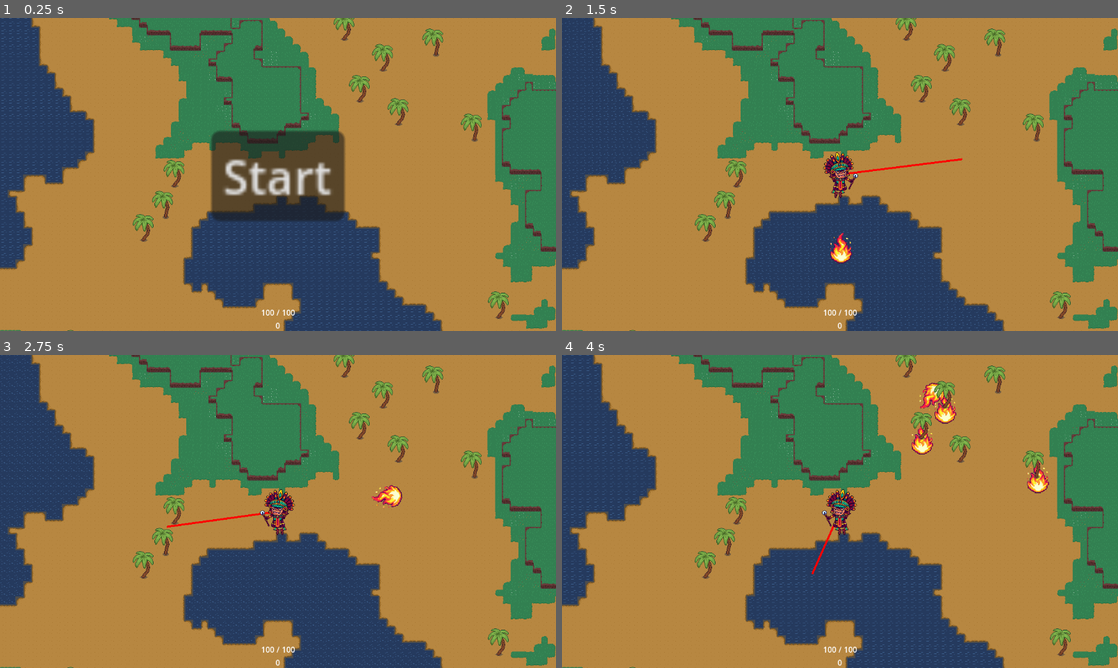
Above: before the commit, frames 1-4 (two rows, left to right).
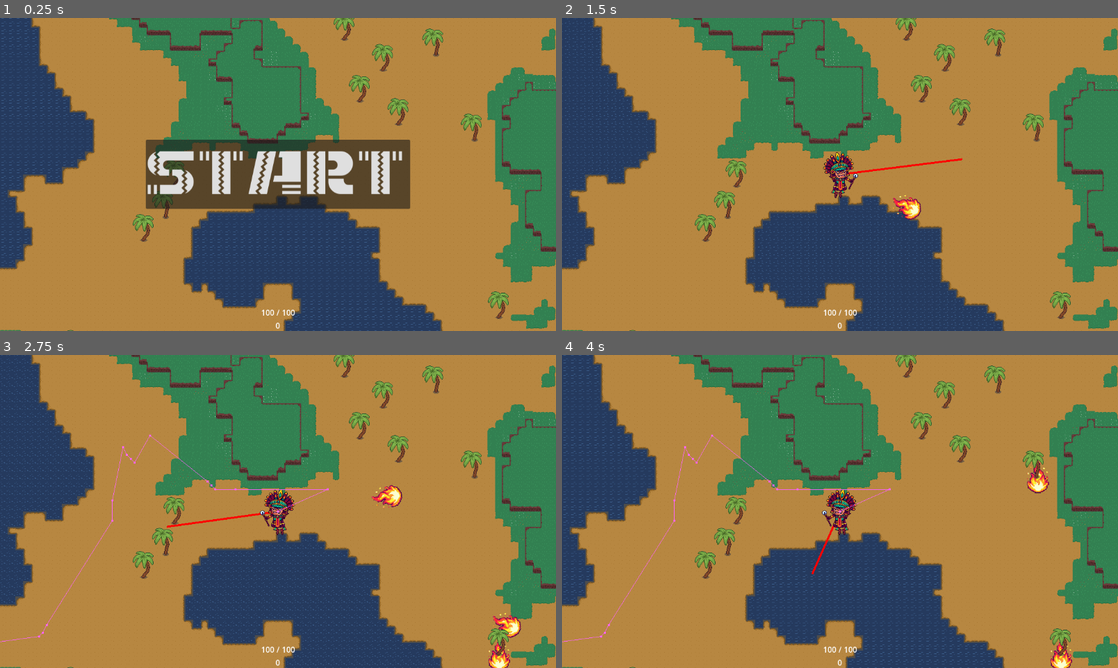
Above: after the commit, the same moments.

Repository: lvnav/survivor-in-two-week
Game: Godot game, scene res://Scenes/Root.tscn
Two runs of this game, one before a commit and one after it. Both use one fixed random seed, a clock stepped at 60 frames per second and the inputs below.
Inputs (mouse positions are in pixels of both pictures, inside the frame that each line leads up to):
- Up to frame 1 (0.25 s): no input
- Up to frame 2 (1.5 s): click "Start" at 0.5 s; tap Enter (ui_accept) at 1.25 s; move the mouse to (962, 158) at 1.27 s; hold Right (ui_right) from 1.28 s (still down); tap Space (dodge) at 1.35 s
- Up to frame 3 (2.75 s): keep holding Right (ui_right); tap Enter (ui_accept) at 1.52, 2.27 s; move the mouse to (166, 527) at 2.02 s; tap 1 (burning_projectile) at 2.1 s; tap Space (dodge) at 2.3 s
- Up to frame 4 (4 s): move the mouse to (895, 442) at 2.77 s; release Right (ui_right) at 2.78 s; hold Left (ui_left) 2.78-3.53 s; tap Space (dodge) at 2.85, 3.8 s; move the mouse to (812, 574) at 3.52 s; hold Right (ui_right) from 3.53 s (still down); tap 2 (wet_projectile) at 3.6 s; tap Enter (ui_accept) at 3.77 s

The runs differ from the first frame. In frame 1, 9.3% of the frame differs, in the area x 26-74%, y 36-65%; in frame 2, 0.5%; in frame 3, 0.7%; in frame 4, 1.1%.

Commit message:
Add fonts, skeleton, bolts-walls collisions make tree burnable, fix restart non clickable, fix unnecessary timer refresh when bolt hit palm or tree

Diff:
--- a/Scenes/Bolt/bolt.gd
+++ b/Scenes/Bolt/bolt.gd
@@ -30,3 +30,5 @@
 
 func _on_body_shape_entered(body_rid: RID, body: Node2D, _body_shape_index: int, _local_shape_index: int) -> void:
 	EnvironmentalStateResolver.resolve(body, body_rid, self.environmental_state)
+	if body.is_in_group("wall"):
+		queue_free()
--- a/Scenes/EnvironmentalState/environmental_state.gd
+++ b/Scenes/EnvironmentalState/environmental_state.gd
@@ -32,7 +32,8 @@
 	elemental_states[key] = new_value
 	elemental_states_change.emit(key, new_value)
 
-	actual_state_timer.start()
+	if actual_state_timer.is_stopped():
+		actual_state_timer.start()
 
 
 func is_altered() -> bool:
--- a/Scenes/GameOverMenu/GameOverMenu.tscn
+++ b/Scenes/GameOverMenu/GameOverMenu.tscn
@@ -1,8 +1,9 @@
-[gd_scene load_steps=2 format=3 uid="uid://b04o5h6jfwr0"]
+[gd_scene load_steps=3 format=3 uid="uid://b04o5h6jfwr0"]
 
 [ext_resource type="Script" path="res://Scenes/GameOverMenu/game_over_menu.gd" id="1_hc2y6"]
+[ext_resource type="FontFile" uid="uid://dp2qdm7caxkt0" path="res://Assets/Fonts/Pricedown Bl.otf" id="2_fdpgf"]
 
-[node name="GameOverMenu" type="BoxContainer"]
+[node name="GameOverMenu" type="HFlowContainer"]
 anchors_preset = 8
 anchor_left = 0.5
 anchor_top = 0.5
@@ -10,22 +11,24 @@
 anchor_bottom = 0.5
 offset_left = -33.5
 offset_top = -29.0
-offset_right = 33.5
-offset_bottom = 29.0
+offset_right = 239.5
+offset_bottom = 87.0
 grow_horizontal = 2
 grow_vertical = 2
+alignment = 1
 script = ExtResource("1_hc2y6")
 
-[node name="HFlowContainer" type="HFlowContainer" parent="."]
+[node name="GameOverLabel" type="Label" parent="."]
 layout_mode = 2
-
-[node name="GameOverLabel" type="Label" parent="HFlowContainer"]
-layout_mode = 2
+theme_override_fonts/font = ExtResource("2_fdpgf")
+theme_override_font_sizes/font_size = 70
 text = "Roasted."
 
-[node name="RestartButton" type="Button" parent="HFlowContainer"]
+[node name="RestartButton" type="Button" parent="."]
 process_mode = 3
 layout_mode = 2
+theme_override_fonts/font = ExtResource("2_fdpgf")
+theme_override_font_sizes/font_size = 30
 text = "Restart"
 
-[connection signal="pressed" from="HFlowContainer/RestartButton" to="." method="_on_restart_button_pressed"]
+[connection signal="pressed" from="RestartButton" to="." method="_on_restart_button_pressed"]
--- a/Scenes/Hud/Hud.tscn
+++ b/Scenes/Hud/Hud.tscn
@@ -1,11 +1,15 @@
-[gd_scene load_steps=2 format=3 uid="uid://bjrx1run31mnd"]
+[gd_scene load_steps=4 format=3 uid="uid://bjrx1run31mnd"]
 
 [ext_resource type="Script" path="res://Scenes/Hud/hud.gd" id="1_x335j"]
+[ext_resource type="Theme" uid="uid://drvvqme4pl30h" path="res://theme.tres" id="2_gfemp"]
+
+[sub_resource type="Theme" id="Theme_wjgs8"]
 
 [node name="HUD" type="CanvasLayer"]
 script = ExtResource("1_x335j")
 
 [node name="LevelUpMenu" type="HBoxContainer" parent="."]
+theme = ExtResource("2_gfemp")
 
 [node name="Button" type="Button" parent="LevelUpMenu"]
 visible = false
@@ -17,6 +21,7 @@
 anchors_preset = 0
 offset_right = 40.0
 offset_bottom = 40.0
+theme = ExtResource("2_gfemp")
 
 [node name="Name" type="Label" parent="LevelUpCard"]
 layout_mode = 0
@@ -40,6 +45,7 @@
 grow_horizontal = 2
 grow_vertical = 0
 pivot_offset = Vector2(35, 25)
+theme = SubResource("Theme_wjgs8")
 alignment = 1
 
 [node name="LifeIndicator" type="HBoxContainer" parent="VBoxContainer"]
--- a/Scenes/Level/Level.tscn
+++ b/Scenes/Level/Level.tscn
@@ -9,10 +9,14 @@
 mob = ExtResource("2_w1lrs")
 
 [node name="MobSpawnTimer" type="Timer" parent="."]
-wait_time = 4.0
+wait_time = 2.0
 autostart = true
 
 [node name="UpHandler" type="Node" parent="."]
 script = ExtResource("3_pod3h")
 
+[node name="DifficultyTimer" type="Timer" parent="."]
+wait_time = 300.0
+autostart = true
+
 [connection signal="timeout" from="MobSpawnTimer" to="." method="_on_mob_spawn_timeout"]
--- a/Scenes/Level/level.gd
+++ b/Scenes/Level/level.gd
@@ -6,6 +6,7 @@
 @onready var player: Player = $ProcGenWorld2/Player
 @onready var proc_gen_world_2: ProcGenWorld = $ProcGenWorld2
 @onready var mob_spawn_timer: Timer = $MobSpawnTimer
+@onready var difficulty_timer: Timer = $DifficultyTimer
 
 @export var mob : PackedScene
 
@@ -23,8 +24,9 @@
 		level_up.emit([up_handler.OPTIONS.pick_random(),up_handler.OPTIONS.pick_random(),up_handler.OPTIONS.pick_random()])
 
 func _on_mob_spawn_timeout() -> void:
-	_init_mob()
-	mob_spawn_timer.wait_time = mob_spawn_timer.wait_time * .95
+	for new_mobs: int in max(1, int(ease((difficulty_timer.wait_time - difficulty_timer.time_left) / difficulty_timer.wait_time, 1.6) * 10)):
+		_init_mob()
+	mob_spawn_timer.wait_time = mob_spawn_timer.wait_time
 
 func _init_mob() -> void:
 	if root.game_state != root.GAME_STATE_PLAY:
--- a/Scenes/Level/tileset.tres
+++ b/Scenes/Level/tileset.tres
@@ -2012,6 +2012,7 @@
 15:6/size_in_atlas = Vector2i(3, 4)
 15:6/0 = 0
 15:6/0/texture_origin = Vector2i(0, 26)
+15:6/0/physics_layer_1/polygon_0/points = PackedVector2Array(-21.3816, -51.6721, 22.2725, -52.563, 8, 8, -8, 8)
 
 [resource]
 physics_layer_0/collision_layer = 3
--- a/Scenes/Mob/Mob.tscn
+++ b/Scenes/Mob/Mob.tscn
@@ -43,6 +43,7 @@
 [node name="Mob" type="CharacterBody2D" groups=["enemy"]]
 visibility_layer = 2
 collision_layer = 11
+platform_floor_layers = 4294967284
 safe_margin = 30.0
 script = ExtResource("1_batpi")
 
@@ -81,6 +82,10 @@
 [node name="CollisionShape2D" type="CollisionShape2D" parent="."]
 shape = SubResource("CapsuleShape2D_xog2x")
 
+[node name="DotTimer" type="Timer" parent="."]
+autostart = true
+
 [connection signal="velocity_computed" from="NavigationAgent2D" to="." method="_on_navigation_agent_2d_velocity_computed"]
 [connection signal="area_entered" from="HitBox" to="." method="_on_hit_box_area_entered"]
 [connection signal="body_shape_entered" from="HitBox" to="." method="_on_hit_box_body_shape_entered"]
+[connection signal="timeout" from="DotTimer" to="." method="_on_dot_timer_timeout"]
--- a/Scenes/Mob/mob.gd
+++ b/Scenes/Mob/mob.gd
@@ -34,8 +34,7 @@
 		navigation_agent_2d.target_position = target.position
 		direction = navigation_agent_2d.get_next_path_position()
 		var new_velocity: Vector2 = global_position.direction_to(direction)
-		_on_navigation_agent_2d_velocity_computed(new_velocity)
-		move_and_slide()
+		move_and_collide(new_velocity)
 
 func _on_screen_exited() -> void:
 	queue_free()
@@ -43,11 +42,9 @@
 func _on_player_position_change(new_position: Vector2i) -> void:
 	player_position = new_position
 
-func _on_navigation_agent_2d_velocity_computed(safe_velocity: Vector2) -> void:
-	velocity = safe_velocity * DEFAULT_SPEED
-
 func _on_hit_box_body_shape_entered(body_rid: RID, body: Node2D, _body_shape_index: int, _local_shape_index: int) -> void:
 	EnvironmentalStateResolver.resolve(body, body_rid, self.environmental_state)
+
 
 func _on_hit_box_area_entered(area: Area2D) -> void:
 	if area.is_in_group("player_dmg_projectile"):
@@ -57,3 +54,7 @@
 	if life <= 0:
 		die.emit()
 		queue_free()
+
+func _on_dot_timer_timeout() -> void:
+	if environmental_state.elemental_states["burning"]:
+		life -= 5
--- a/Scenes/Player/player.gd
+++ b/Scenes/Player/player.gd
@@ -3,7 +3,7 @@
 var BoltPacked: PackedScene = preload("res://Scenes/Bolt/Bolt.tscn")
 
 const DEFAULT_TOTAL_LIFE: int = 100
-const BASE_SPEED: float = 500.0
+const BASE_SPEED: float = 200.0
 
 @export var bolt: PackedScene
 @export var bolts: Array[Bolt]
@@ -22,9 +22,10 @@
 @onready var label: Label = $Label
 @onready var environmental_state: EnvironmentalState = $EnvironmentalState
 @onready var environmental_state_sprite: EnvironmentalStateSprite = $EnvironmentalStateSprite
-@onready var sprite_2d: Sprite2D = $Sprite2D
 @onready var animation_player: AnimationPlayer = $AnimationPlayer
 @onready var skeleton_container: Node2D = $SkeletonContainer
+@onready var camera_shake_timer: Timer = $CameraShakeTimer
+@onready var self_heal_timer: Timer = $SelfHealTimer
 
 var local_game_state: String
 var player_state: String
@@ -55,6 +56,12 @@
 	set_total_life(DEFAULT_TOTAL_LIFE)
 	set_remaining_life(DEFAULT_TOTAL_LIFE)
 	environmental_state_sprite.environmental_state = environmental_state
+
+func _process(_delta: float) -> void:
+	if environmental_state.elemental_states["wet"] and self_heal_timer.is_stopped():
+		self_heal_timer.start()
+	if environmental_state.elemental_states["burning"]:
+		self_heal_timer.stop()
 
 func _physics_process(_delta: float) -> void:
 	if local_game_state != "play":
@@ -90,7 +97,8 @@
 		dodge_timer.start()
 		dodge_move_speed_boost = BASE_SPEED
 
-	velocity = direction * (dodge_move_speed_boost + BASE_SPEED + (BASE_SPEED * move_speed_modifier / 100))
+	velocity = mob_applied_movement + direction * (dodge_move_speed_boost + BASE_SPEED + (BASE_SPEED * move_speed_modifier / 100))
+	mob_applied_movement = Vector2(0,0)
 	move_and_slide()
 
 func _aim() -> void:
@@ -116,7 +124,7 @@
 	total_life_change.emit(total_life)
 
 func set_remaining_life(new_remaining_life: int) -> void:
-	remaining_life = new_remaining_life
+	remaining_life = min(new_remaining_life, total_life)
 	remaining_life_change.emit(remaining_life)
 	if (remaining_life <= 0):
 		has_no_hp.emit()
@@ -140,7 +148,7 @@
 
 func leech(local_bolt: Bolt, mob: Mob) -> void:
 	var damage: float = min(local_bolt.damage, mob.life)
-	remaining_life = min(remaining_life + (damage * leech_modifier / 100), total_life)
+	remaining_life = int(remaining_life + (damage * leech_modifier / 100))
 
 func _on_dodge_timer_timeout() -> void:
 	dodge_move_speed_boost = -50
@@ -151,10 +159,20 @@
 	dodge_move_speed_boost = 0
 	release_dodge_timer.stop()
 
+var mob_applied_movement: Vector2
 func _on_hit_box_area_entered(area: Area2D) -> void:
 	if area.is_in_group("enemy"):
 		var mob: Mob = area.get_parent()
+		mob_applied_movement += mob.velocity * 2
 		set_remaining_life(remaining_life - mob.damage)
 
 func _on_hit_box_body_shape_entered(body_rid: RID, body: Node2D, _body_shape_index: int, _local_shape_index: int) -> void:
 	EnvironmentalStateResolver.resolve(body, body_rid, self.environmental_state)
+
+func _on_dot_timer_timeout() -> void:
+	if environmental_state.elemental_states["burning"]:
+		set_remaining_life(remaining_life - 5)
+
+func _on_self_heal_timer_timeout() -> void:
+	print("cc")
+	set_remaining_life(remaining_life + 2)
--- a/Scenes/Player/player.tscn
+++ b/Scenes/Player/player.tscn
@@ -12,18 +12,15 @@
 [ext_resource type="Script" path="res://Scenes/EnvironmentalStateSprite/environmental_state_sprite.gd" id="12_6lm4a"]
 [ext_resource type="Texture2D" uid="uid://chx5xapybtv7o" path="res://Assets/Player/character_right_arm.png" id="12_deoxw"]
 [ext_resource type="Texture2D" uid="uid://bcudtvcwjgxij" path="res://Assets/Player/character_left_leg.png" id="13_8fvsu"]
-[ext_resource type="Texture2D" uid="uid://b0b3nxcj4y4y7" path="res://Assets/character.png" id="13_qlxdv"]
 [ext_resource type="Texture2D" uid="uid://b1afs07krc8q7" path="res://Assets/Player/character_right_leg.png" id="14_hj442"]
 [ext_resource type="Texture2D" uid="uid://dhhi14rmj0usl" path="res://Assets/Player/character_head.png" id="15_pseto"]
 [ext_resource type="Texture2D" uid="uid://dj5b7aa0pioqp" path="res://Assets/Player/character_hat.png" id="16_e7xtx"]
 
-[sub_resource type="CapsuleShape2D" id="CapsuleShape2D_1m36f"]
-radius = 15.3108
-height = 30.6217
-
-[sub_resource type="CapsuleShape2D" id="CapsuleShape2D_mlcig"]
-radius = 42.0141
-height = 123.99
+[sub_resource type="CircleShape2D" id="CircleShape2D_cyhwa"]
+radius = 72.0
+
+[sub_resource type="CircleShape2D" id="CircleShape2D_2d2rs"]
+radius = 72.0
 
 [sub_resource type="SkeletonModificationStack2D" id="SkeletonModificationStack2D_5wuh8"]
 
@@ -570,10 +567,10 @@
 }
 
 [node name="Player" type="CharacterBody2D" groups=["player"]]
-z_index = 1
 y_sort_enabled = true
 scale = Vector2(0.2, 0.2)
 collision_layer = 11
+platform_floor_layers = 4294967284
 script = ExtResource("1_cslsb")
 bolt = ExtResource("2_1cu1m")
 
@@ -601,28 +598,27 @@
 limit_right = 1580
 limit_bottom = 1600
 limit_smoothed = true
+position_smoothing_enabled = true
 
 [node name="CharacterBodyCollisionShape" type="CollisionShape2D" parent="."]
-visible = false
 y_sort_enabled = true
-position = Vector2(0, -3.8147e-06)
-scale = Vector2(-7.453, 12.7361)
-shape = SubResource("CapsuleShape2D_1m36f")
+shape = SubResource("CircleShape2D_cyhwa")
 
 [node name="HitBox" type="Area2D" parent="."]
-visible = false
 scale = Vector2(3.0942, 3.06476)
 collision_layer = 11
 collision_mask = 15
 
 [node name="HitBoxCollisionShape" type="CollisionShape2D" parent="HitBox"]
-shape = SubResource("CapsuleShape2D_mlcig")
+shape = SubResource("CircleShape2D_2d2rs")
 
 [node name="StateIndicator" type="HBoxContainer" parent="."]
+visible = false
 offset_right = 40.0
 offset_bottom = 40.0
 
 [node name="Label" type="Label" parent="."]
+visible = false
 offset_left = 35.0
 offset_top = -90.0
 offset_right = 75.0
@@ -635,60 +631,55 @@
 script = ExtResource("12_6lm4a")
 custom_scale = Vector2(1.7, 1.7)
 
-[node name="Sprite2D" type="Sprite2D" parent="."]
-visible = false
-scale = Vector2(0.703125, 0.742188)
-texture = ExtResource("13_qlxdv")
-
 [node name="SkeletonContainer" type="Node2D" parent="."]
 
 [node name="Parts" type="Node2D" parent="SkeletonContainer"]
 
 [node name="CharacterTorso" type="Sprite2D" parent="SkeletonContainer/Parts"]
-position = Vector2(0, 9.53674e-06)
+position = Vector2(0, 75)
 scale = Vector2(1, 1)
 texture = ExtResource("9_1wpl4")
 
 [node name="CharacterLeftArm" type="Sprite2D" parent="SkeletonContainer/Parts/CharacterTorso"]
-position = Vector2(-13.2618, 1.3204)
-rotation = -0.159513
-scale = Vector2(0.999956, 0.999956)
+position = Vector2(278.193, 111.801)
+rotation = 2.36525
+scale = Vector2(0.999955, 0.999955)
 texture = ExtResource("10_70yf6")
 
 [node name="CharacterWand" type="Sprite2D" parent="SkeletonContainer/Parts/CharacterTorso/CharacterLeftArm"]
-position = Vector2(20.5388, -8.84192)
-rotation = 0.0936386
-scale = Vector2(0.999991, 0.999991)
+position = Vector2(-113.293, 82.4961)
+rotation = -1.61076
+scale = Vector2(0.999985, 0.999985)
 texture = ExtResource("11_dueqx")
 
 [node name="CharacterRightArm" type="Sprite2D" parent="SkeletonContainer/Parts/CharacterTorso"]
-position = Vector2(16.447, 34.1992)
-rotation = 0.469418
-scale = Vector2(0.999871, 0.999871)
+position = Vector2(-196.752, 47.4279)
+rotation = -1.791
+scale = Vector2(0.99987, 0.99987)
 texture = ExtResource("12_deoxw")
 
 [node name="CharacterLeftLeg" type="Sprite2D" parent="SkeletonContainer/Parts/CharacterTorso"]
-position = Vector2(-36.7655, 2.1634)
-rotation = -0.0592028
+position = Vector2(255.737, 70.2452)
+rotation = 1.41134
 scale = Vector2(0.999922, 0.999922)
 texture = ExtResource("13_8fvsu")
 
 [node name="CharacterRightLeg" type="Sprite2D" parent="SkeletonContainer/Parts/CharacterTorso"]
-position = Vector2(9.83523, 1.57472)
-rotation = 0.0693864
-scale = Vector2(0.999903, 0.999903)
+position = Vector2(132.796, 177.143)
+rotation = 1.42552
+scale = Vector2(0.999901, 0.999901)
 texture = ExtResource("14_hj442")
 
 [node name="CharacterHead" type="Sprite2D" parent="SkeletonContainer/Parts"]
-position = Vector2(4.46824, -0.338323)
-rotation = -0.149516
+position = Vector2(-245.035, 146.373)
+rotation = -1.525
 scale = Vector2(0.999878, 0.999878)
 texture = ExtResource("15_pseto")
 
 [node name="CharacterHat" type="Sprite2D" parent="SkeletonContainer/Parts/CharacterHead"]
-position = Vector2(0.000320911, -0.00646487)
-rotation = -0.0137386
-scale = Vector2(0.999932, 0.999932)
+position = Vector2(43.5924, -149.161)
+rotation = -1.09221
+scale = Vector2(0.999931, 0.999931)
 texture = ExtResource("16_e7xtx")
 
 [node name="Skeleton2D" type="Skeleton2D" parent="SkeletonContainer"]
@@ -717,7 +708,7 @@
 z_index = 1
 position = Vector2(5, -65)
 rotation = -0.00154221
-scale = Vector2(0.999932, 0.999932)
+scale = Vector2(0.999931, 0.999931)
 rest = Transform2D(0.999999, -0.00154221, 0.00154221, 0.999999, 5, -65)
 auto_calculate_length_and_angle = false
 length = 16.0
@@ -731,7 +722,7 @@
 [node name="RightArm" type="Bone2D" parent="SkeletonContainer/Skeleton2D/Body"]
 position = Vector2(-50, -20)
 rotation = 1.65423
-scale = Vector2(0.999871, 0.999871)
+scale = Vector2(0.99987, 0.99987)
 rest = Transform2D(0.984719, 0.174153, -0.174153, 0.984719, -50, -55)
 auto_calculate_length_and_angle = false
 length = 16.0
@@ -745,7 +736,7 @@
 [node name="LeftArm" type="Bone2D" parent="SkeletonContainer/Skeleton2D/Body"]
 position = Vector2(50, -60)
 rotation = 0.490009
-scale = Vector2(0.999956, 0.999956)
+scale = Vector2(0.999955, 0.999955)
 rest = Transform2D(0.829576, 0.558394, -0.558394, 0.829576, 50, -50)
 
 [node name="RemoteTransform2D" type="RemoteTransform2D" parent="SkeletonContainer/Skeleton2D/Body/LeftArm"]
@@ -756,7 +747,7 @@
 [node name="Wand" type="Bone2D" parent="SkeletonContainer/Skeleton2D/Body/LeftArm"]
 position = Vector2(91.574, 10.6869)
 rotation = 0.0637805
-scale = Vector2(0.999991, 0.999991)
+scale = Vector2(0.999985, 0.999985)
 rest = Transform2D(0.997967, 0.0637373, -0.0637373, 0.997967, 91.574, 10.6869)
 auto_calculate_length_and_angle = false
 length = 16.0
@@ -784,7 +775,7 @@
 [node name="RightLeg" type="Bone2D" parent="SkeletonContainer/Skeleton2D/Body"]
 position = Vector2(-55, 105)
 rotation = -1.06285
-scale = Vector2(0.999903, 0.999903)
+scale = Vector2(0.999901, 0.999901)
 rest = Transform2D(0.983649, 0.180095, -0.180095, 0.983649, -55, 100)
 auto_calculate_length_and_angle = false
 length = 16.0
@@ -800,6 +791,15 @@
 libraries = {
 "": SubResource("AnimationLibrary_y6egc")
 }
+
+[node name="CameraShakeTimer" type="Timer" parent="."]
+wait_time = 0.2
+
+[node name="DotTimer" type="Timer" parent="."]
+autostart = true
+
+[node name="SelfHealTimer" type="Timer" parent="."]
+wait_time = 3.0
 
 [connection signal="attack_speed_modifier_has_changed" from="." to="AttackTimer" method="_on_player_attack_speed_modifier_has_changed"]
 [connection signal="timeout" from="AttackTimer" to="." method="_on_attack_timer_timeout"]
@@ -809,3 +809,6 @@
 [connection signal="body_entered" from="HitBox" to="." method="_on_hit_box_body_entered"]
 [connection signal="body_shape_entered" from="HitBox" to="." method="_on_hit_box_body_shape_entered"]
 [connection signal="input_event" from="HitBox" to="." method="_on_hit_box_input_event"]
+[connection signal="timeout" from="CameraShakeTimer" to="." method="_on_camera_shake_timer_timeout"]
+[connection signal="timeout" from="DotTimer" to="." method="_on_dot_timer_timeout"]
+[connection signal="timeout" from="SelfHealTimer" to="." method="_on_self_heal_timer_timeout"]
--- a/Scenes/Level/proc_gen_world.gd
+++ b/Scenes/ProcGenWorld/proc_gen_world.gd
@@ -76,22 +76,16 @@
 					var cell_position: Vector2i = Vector2i(x,y)
 					environment.set_cell(cell_position, source_id, random_palm_tree_type)
 					var tiledata: TileData = environment.get_cell_tile_data(cell_position)
-
-					var logic_tile: LogicTile = logic_tile_packed_scene.instantiate()
-
-					logic_tile = logic_tile.with_data(
-						tiledata,
-						cell_position
-					)
-					add_child(logic_tile)
-
-					logic_tiles[cell_position] = logic_tile
+					add_logic_tile(cell_position, tiledata)
 
 				if noise_val > .2:
 					grass_tiles.append(Vector2i(x,y))
 					if noise_val > .25:
 						if noise_val < .3 and tree_noise_val > .85:
+							var cell_position: Vector2i = Vector2i(x,y)
+							var tiledata: TileData = environment.get_cell_tile_data(cell_position)
 							environment.set_cell(Vector2i(x,y), source_id, oak_tree_atlas)
+							add_logic_tile(cell_position, tiledata)
 						var random_grass: Vector2i = grass_atlas.pick_random()
 						ground_2.set_cell(Vector2i(x,y), source_id, random_grass)
 
@@ -104,3 +98,13 @@
 	water.set_cells_terrain_connect(sand_tiles, terrain_sand_int, 0)
 	ground_1.set_cells_terrain_connect(grass_tiles, terrain_grass_int, 0)
 	cliff.set_cells_terrain_connect(cliff_tiles, terrain_cliff_int, 0)
+
+func add_logic_tile(cell_position: Vector2i, tiledata: TileData) -> void:
+	var logic_tile: LogicTile = logic_tile_packed_scene.instantiate()
+	logic_tile = logic_tile.with_data(
+		tiledata,
+		cell_position
+	)
+	add_child(logic_tile)
+
+	logic_tiles[cell_position] = logic_tile
--- a/Scenes/ProcGenWorld/proc_gen_world.tscn
+++ b/Scenes/ProcGenWorld/proc_gen_world.tscn
@@ -1,6 +1,6 @@
 [gd_scene load_steps=10 format=3 uid="uid://dvn26i4m8i8i7"]
 
-[ext_resource type="Script" path="res://Scenes/Level/proc_gen_world.gd" id="1_uucdy"]
+[ext_resource type="Script" path="res://Scenes/ProcGenWorld/proc_gen_world.gd" id="1_uucdy"]
 [ext_resource type="TileSet" uid="uid://bixen2pbc7wlb" path="res://Scenes/Level/tileset.tres" id="2_34xxr"]
 [ext_resource type="PackedScene" uid="uid://i0eluahn8bp0" path="res://Scenes/LogicTile/logic_tile.tscn" id="4_lyk88"]
 
@@ -53,7 +53,7 @@
 tile_set = ExtResource("2_34xxr")
 navigation_enabled = false
 
-[node name="Cliff" type="TileMapLayer" parent="."]
+[node name="Cliff" type="TileMapLayer" parent="." groups=["wall"]]
 y_sort_enabled = true
 tile_set = ExtResource("2_34xxr")
 navigation_enabled = false
--- a/Scenes/Root.tscn
+++ b/Scenes/Root.tscn
@@ -1,8 +1,9 @@
-[gd_scene load_steps=9 format=3 uid="uid://byysobtogm3ah"]
+[gd_scene load_steps=10 format=3 uid="uid://byysobtogm3ah"]
 
 [ext_resource type="Script" path="res://Scenes/root.gd" id="2_emk15"]
 [ext_resource type="PackedScene" uid="uid://crguvm4m6ew6y" path="res://Scenes/StartMenu/start_menu.tscn" id="3_wkcoi"]
 [ext_resource type="PackedScene" uid="uid://bsbrbouhigy8o" path="res://Scenes/Level/Level.tscn" id="4_6n0bp"]
+[ext_resource type="Theme" uid="uid://drvvqme4pl30h" path="res://theme.tres" id="5_yf8l4"]
 [ext_resource type="PackedScene" uid="uid://dvn26i4m8i8i7" path="res://Scenes/ProcGenWorld/proc_gen_world.tscn" id="6_ge0mj"]
 [ext_resource type="PackedScene" uid="uid://clpovqi64r52s" path="res://Scenes/Player/player.tscn" id="6_rbrhd"]
 [ext_resource type="PackedScene" uid="uid://bjrx1run31mnd" path="res://Scenes/Hud/Hud.tscn" id="7_e6ye5"]
@@ -17,8 +18,11 @@
 [node name="HUD" parent="Level" instance=ExtResource("7_e6ye5")]
 
 [node name="GameOverMenu" parent="Level/HUD" instance=ExtResource("8_gsu11")]
+offset_right = 42.5
+theme = ExtResource("5_yf8l4")
 
 [node name="StartMenu" parent="Level/HUD" instance=ExtResource("3_wkcoi")]
+theme = ExtResource("5_yf8l4")
 alignment = 1
 
 [node name="ProcGenWorld2" parent="Level" instance=ExtResource("6_ge0mj")]
--- a/Scenes/StartMenu/start_menu.gd
+++ b/Scenes/StartMenu/start_menu.gd
@@ -9,4 +9,4 @@
 
 func _on_game_state_change(game_state: String) -> void:
 	if game_state == "play":
-		start_button.hide()
+		hide()
--- a/Scenes/StartMenu/start_menu.tscn
+++ b/Scenes/StartMenu/start_menu.tscn
@@ -1,6 +1,7 @@
-[gd_scene load_steps=2 format=3 uid="uid://crguvm4m6ew6y"]
+[gd_scene load_steps=3 format=3 uid="uid://crguvm4m6ew6y"]
 
 [ext_resource type="Script" path="res://Scenes/StartMenu/start_menu.gd" id="1_qtw41"]
+[ext_resource type="FontFile" uid="uid://bj3aa3f6jr6mg" path="res://Assets/Fonts/Puerto Magnifico.otf" id="2_vmt3c"]
 
 [node name="StartMenu" type="BoxContainer"]
 anchors_preset = 8
@@ -14,12 +15,14 @@
 offset_bottom = 15.5
 grow_horizontal = 2
 grow_vertical = 2
-scale = Vector2(6, 6)
+scale = Vector2(1, 0.994622)
 pivot_offset = Vector2(23, 15)
 script = ExtResource("1_qtw41")
 
 [node name="StartButton" type="Button" parent="."]
 layout_mode = 2
+theme_override_fonts/font = ExtResource("2_vmt3c")
+theme_override_font_sizes/font_size = 130
 text = "Start"
 
 [connection signal="pressed" from="StartButton" to="." method="_on_start_button_pressed"]
--- /dev/null
+++ b/theme.tres
@@ -0,0 +1,6 @@
+[gd_resource type="Theme" load_steps=2 format=3 uid="uid://drvvqme4pl30h"]
+
+[ext_resource type="FontFile" uid="uid://bj3aa3f6jr6mg" path="res://Assets/Fonts/Puerto Magnifico.otf" id="1_6q4f6"]
+
+[resource]
+default_font = ExtResource("1_6q4f6")
Binary file added: Assets/Fonts/Pricedown Bl.otf
Not shown, added: Assets/Fonts/Pricedown Bl.otf.import
Binary file added: Assets/Fonts/Puerto Magnifico.otf
Not shown, added: Assets/Fonts/Puerto Magnifico.otf.import
Not shown: 1 places in Scenes/Player/player.tscn that only renumber resources
